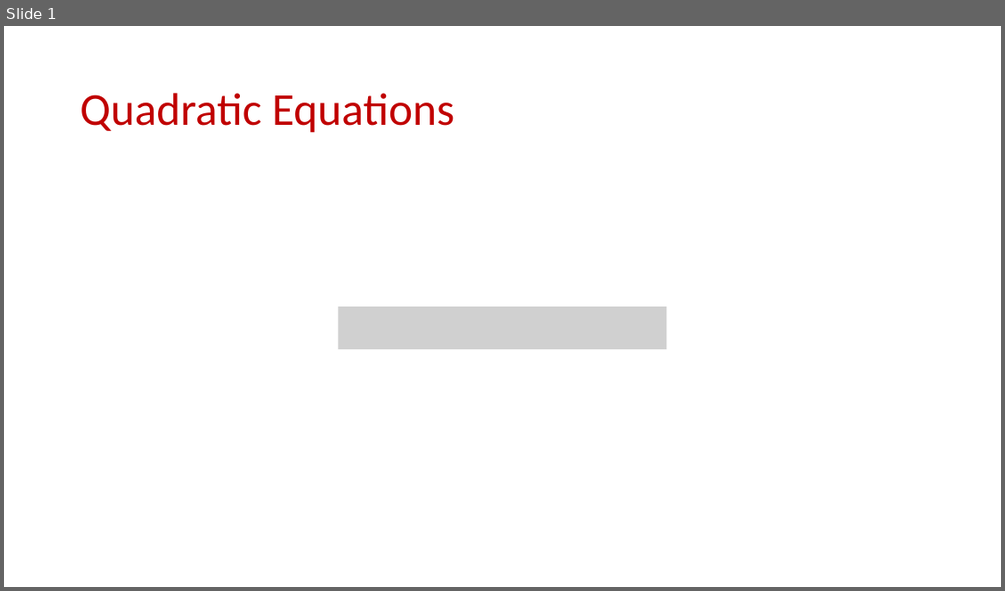
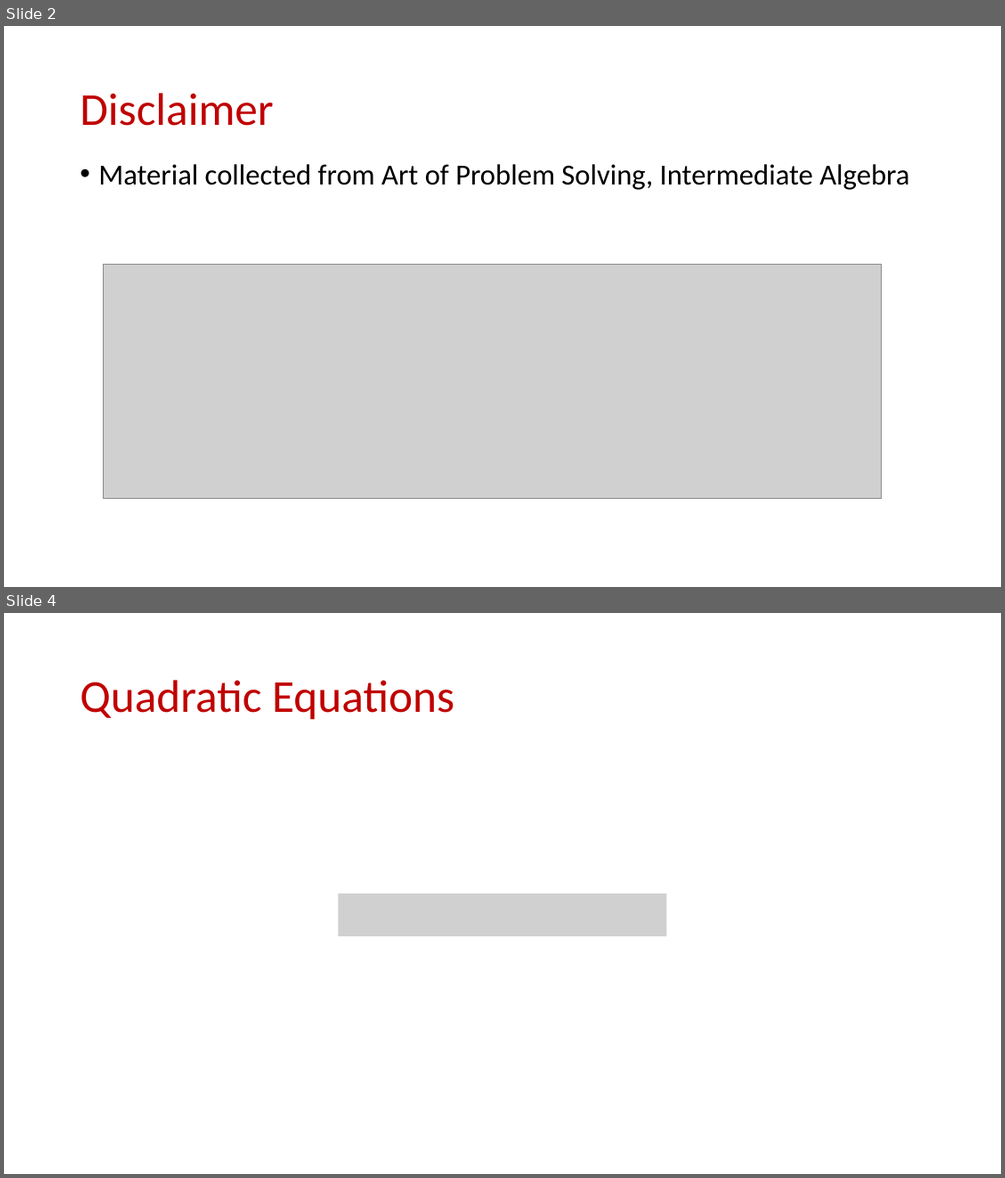
Before and after one commit to samsonzhou/samsonzhou.github.io, a slide deck: TAMU-math-circle/L1.pptx. Shown one above the other, each under a label of ours: slide 1 before the commit, slides 2 and 4 after it; the slides between them are not shown. The pictures are 1005x591 and 1005x1178 pixels, drawn with LibreOffice and Linux fonts; fonts in the diff are those of the drawing; grey boxes stand for pictures. Boxes give left, top, right and bottom in pixels: in the first picture for what was removed or moved away, otherwise in the second. Text is boxed around its words. In the diff, an @@ line names an element or a change of style, - is before the commit and + after.

```diff
--- a/TAMU-math-circle/L1.pptx
+++ b/TAMU-math-circle/L1.pptx
@@ slide 2 added at (4, 26, 1001, 587), background #FFFFFF @@
@@ title added at (80, 93, 273, 126), 44 pt, text #C00000 @@
+Disclaimer
@@ text added at (98, 164, 909, 190), 28 pt, text #000000 @@
+• Material collected from Art of Problem Solving, Intermediate Algebra
@@ picture added at (103, 264, 882, 499) @@
@@ what was slide 1 is now slide 4 @@
```
Also in this commit, not shown: 7 slides changed, 53 other slides added, 3 other files.
